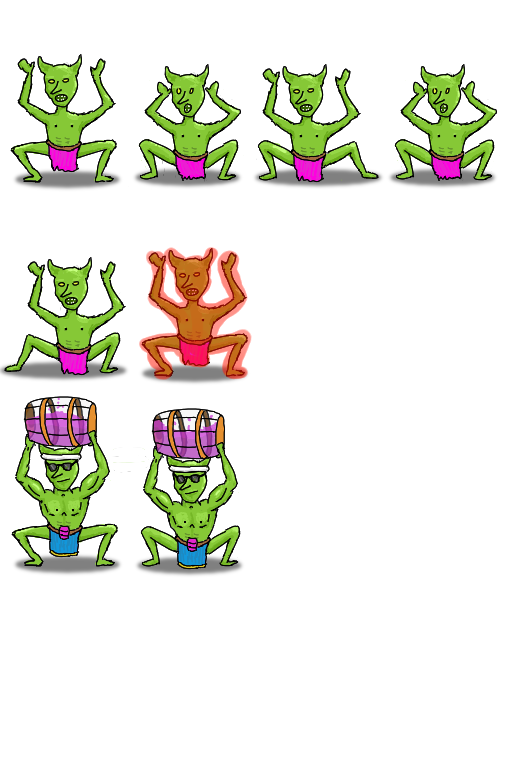
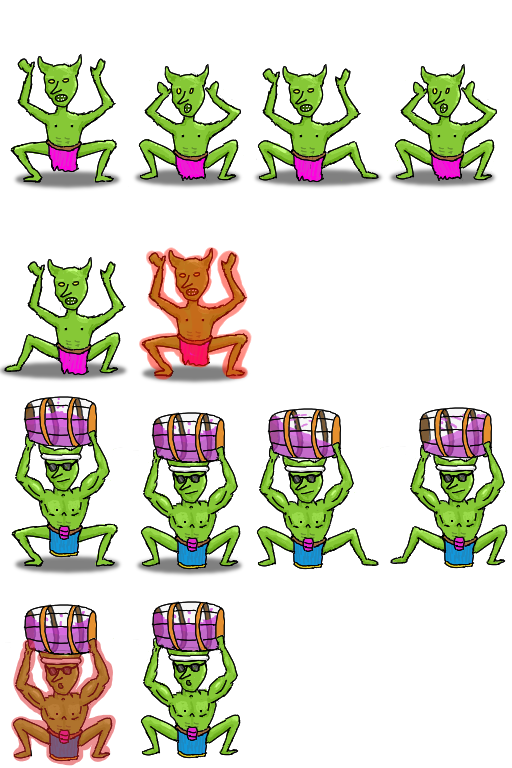
Layered file, before and after one edit (512 x 768). Changes by layer:
added group "HurtBorg2" with 9 layers above "HurtBorg1" over [5, 342, 391, 766]
added layer "Sketch" (1st of 4, in "HurtBorg2") in group "HurtBorg2" over [5, 342, 391, 766]
added layer "Color" (1st of 6, in "HurtBorg2") in group "HurtBorg2" over [5, 342, 329, 766]
added group "HurtBorg1" with 9 layers above "WalkBorg2" over [5, 342, 263, 766]
added layer "Paint Layer 7" (2nd of 2, in "HurtBorg1") (50%) in group "HurtBorg1" over [5, 604, 116, 766]
added layer "Sketch" (2nd of 4, in "HurtBorg1") in group "HurtBorg1" over [5, 342, 263, 766]
added layer "Color" (2nd of 6, in "HurtBorg1") in group "HurtBorg1" over [5, 342, 201, 766]
added group "WalkBorg2" with 8 layers above "WalkBorg1" over [28, 151, 508, 699]
added layer "Paint Layer 1" (1st of 8, in "WalkBorg2") in group "WalkBorg2" over [28, 151, 508, 699]
added layer "Color" (3rd of 6, in "WalkBorg2") in group "WalkBorg2" over [212, 151, 508, 635]
added layer "Liquid" (3rd of 6, in "WalkBorg2") (73%) in group "WalkBorg2" over [331, 407, 506, 523]
added group "Back" (3rd of 6, in "WalkBorg2") with 4 layers in group "WalkBorg2" over [331, 407, 506, 511]
added group "WalkBorg1" with 8 layers above "IdleBorg2" over [49, 151, 508, 698]
added layer "Paint Layer 1" (2nd of 8, in "WalkBorg1") in group "WalkBorg1" over [49, 151, 508, 698]
added layer "Color" (4th of 6, in "WalkBorg1") in group "WalkBorg1" over [61, 342, 445, 636]
added layer "Liquid" (4th of 6, in "WalkBorg1") (73%) in group "WalkBorg1" over [259, 408, 436, 524]
painted on "Sketch" (3rd of 4, in "IdleBorg2") over [5, 151, 391, 646]
painted on "Color" (5th of 6, in "IdleBorg2") over [23, 151, 329, 636]
painted on "Sketch" (4th of 4, in "IdleBorg1") over [24, 160, 265, 624]
painted on "Color" (6th of 6, in "IdleBorg1") over [24, 160, 201, 624]
painted on "Paint Layer 2" (3rd of 6, in "Walk1") over [66, 151, 445, 442]
…and 29 more changes (21 added, 4 moved_by, 4 painted)
